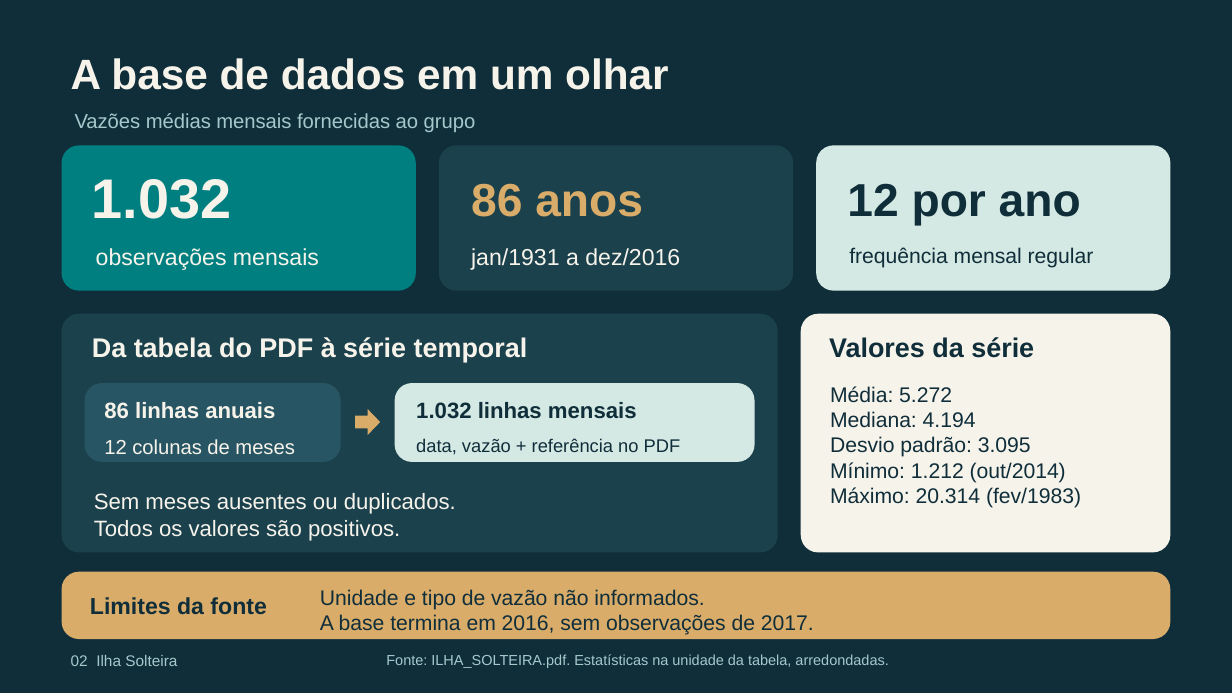
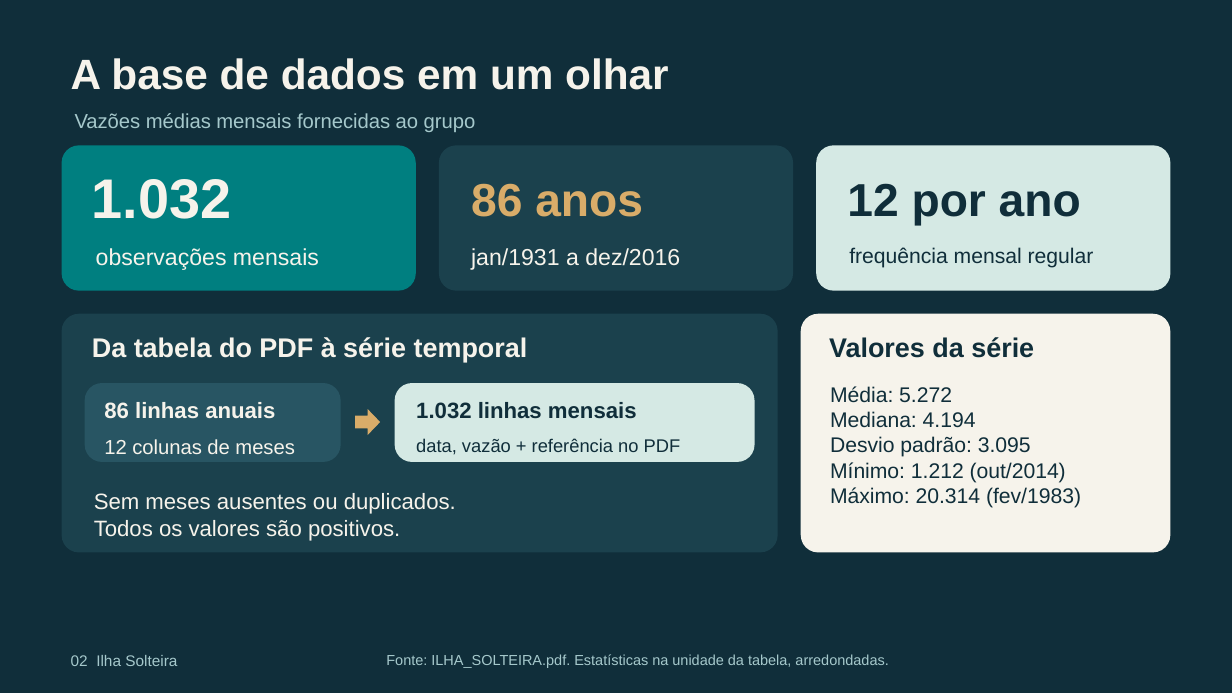
Before and after one commit to letfontenelle/modelagem-analitica, a slide deck: slide 2 of output/apresentacao_ilha_solteira.pptx. Drawn at 1232x693 pixels with LibreOffice and Linux fonts; fonts in the diff are those of the drawing. Boxes give left, top, right and bottom in pixels: in the first picture for what was removed or moved away, otherwise in the second. Text is boxed around its words. In the diff, an @@ line names an element or a change of style, - is before the commit and + after.

Commit message:
Remove a faixa de limites da fonte do slide da base

```diff
--- a/output/apresentacao_ilha_solteira.pptx
+++ b/output/apresentacao_ilha_solteira.pptx
@@ rounded rectangle removed at [62,572,1171,640] @@
@@ text removed at [90,597,266,615] @@
-Limites da fonte
@@ text removed at [320,589,814,635] @@
-Unidade e tipo de vazão não informados.
-A base termina em 2016, sem observações de 2017.
```
Also in this commit, not shown: 1 other slide changed, 2 other files.
